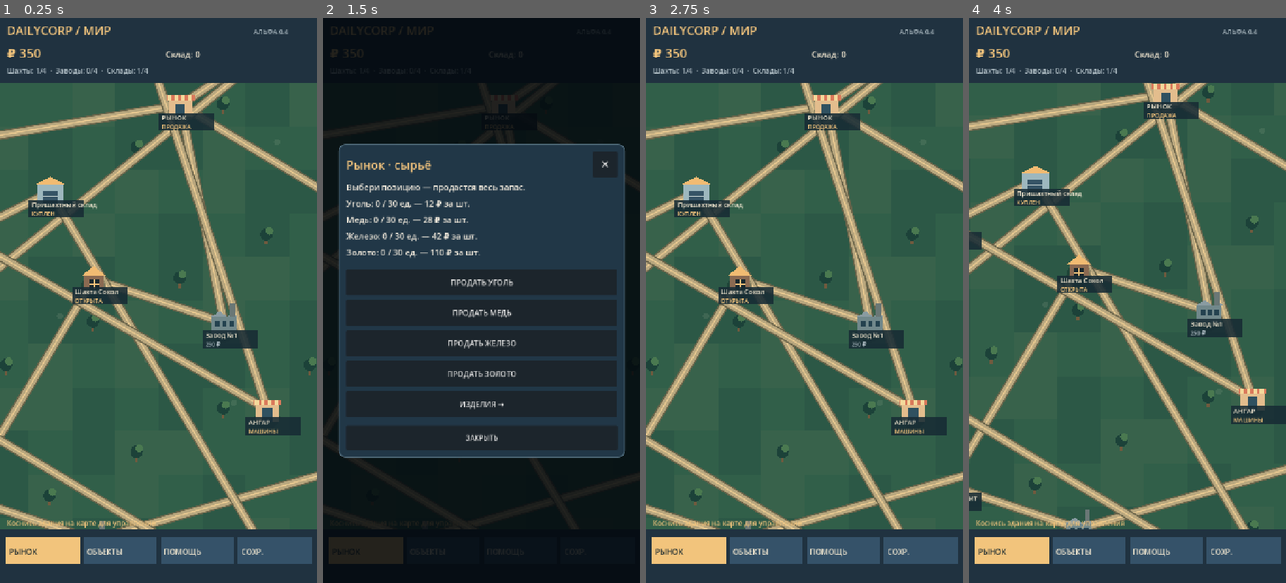
Above: before the commit, frames 1-4 (left to right).
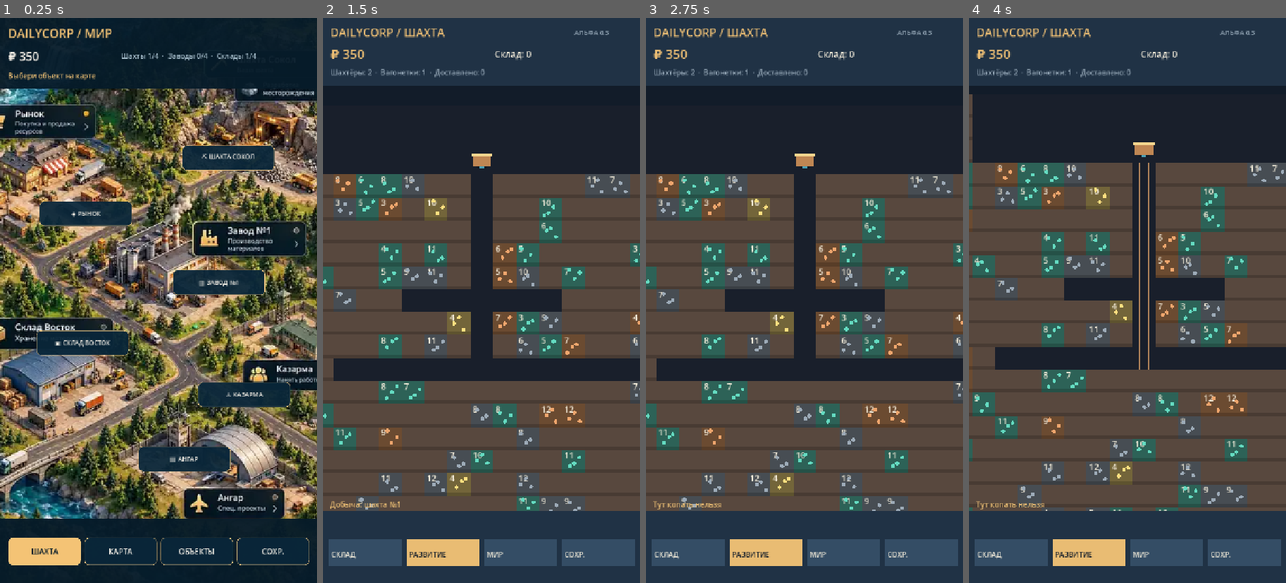
Above: after the commit, the same moments.

Repository: WarfWar/DailyCorp
Game: Godot game, scene res://scenes/main.tscn
Same seed, same stepped clock (60 frames per second), same inputs: the game is played once before the commit and once after it.
Inputs (mouse positions are in pixels of both pictures, inside the frame that each line leads up to):
- Up to frame 1 (0.25 s): no input
- Up to frame 2 (1.5 s): click (367, 549) at 0.5 s, where only the run after the commit has a clickable "ШАХТА"; click (367, 549) at 1.25 s, where only the run after the commit has a clickable "КОПАТЬ"
- Up to frame 3 (2.75 s): click (928, 164) at 2 s, where only the run before the commit has a clickable "✕"
- Up to frame 4 (4 s): tap Enter at 2.75 s; drag from (1127, 300) to (1159, 176) at 2.77 s; tap Space at 3.5 s; drag from (1127, 300) to (1111, 413) at 3.52 s

The runs differ from the first frame. In frame 1, 88% of the frame differs, in the area x 0-100%, y 0-100%; in frame 2, 84%; in frame 3, 76%; in frame 4, 76%.

Commit message:
Make illustrated overview default, add cinematic mine entry and return while retaining interactive mining map

Diff:
--- a/scripts/game.gd
+++ b/scripts/game.gd
@@ -2,6 +2,7 @@
 const WorldView = preload("res://scripts/world_view.gd")
 const ResponsiveDialog = preload("res://scripts/responsive_dialog.gd")
 const Operations = preload("res://scripts/operations.gd")
+const ArtScreen = preload("res://scripts/art_screen.gd")
 # DailyCorp 0.1: original mobile mining and logistics prototype.
 const W := 42
 const H := 42
@@ -28,6 +29,7 @@
 var passive_progress: Dictionary = {}
 var ore_amounts: Dictionary = {}
 var drop_serial := 0
+var art_screen = null
 var world_view = null
 var mine_dialog = null
 var world_mode := true
@@ -79,6 +81,11 @@
     mine_dialog.closed.connect(_mine_dialog_closed)
     mine_dialog.hide()
     world_mode = true
+    art_screen = ArtScreen.new()
+    art_screen.game = self
+    add_child(art_screen)
+    art_screen.set_anchors_and_offsets_preset(Control.PRESET_FULL_RECT)
+    art_screen.present("world",0)
     set_process(true)
     queue_redraw()
 
@@ -619,6 +626,10 @@
                         toast("Игра сохранена")
                 show_mine_dialog()
                 return
+    if point.y <= top_bar_height() and point.x >= size.x*0.69:
+        if art_screen != null:
+            art_screen.present("mine",active_mine)
+        return
     if point.y >= top_bar_height() and point.y < size.y-bottom_bar_height():
         command(to_cell(point))
 
@@ -983,6 +994,8 @@
     world_view.hide()
     mine_dialog.hide()
     toast("Добыча: шахта №%d" % (index+1))
+    if art_screen != null:
+        art_screen.present("mine",index)
     queue_redraw()
     save_game()
 
@@ -995,6 +1008,8 @@
     if world_view != null:
         world_view.show()
         world_view.queue_redraw()
+    if art_screen != null:
+        art_screen.present("world",0)
     save_game()
 
 func _notification(what: int) -> void:
